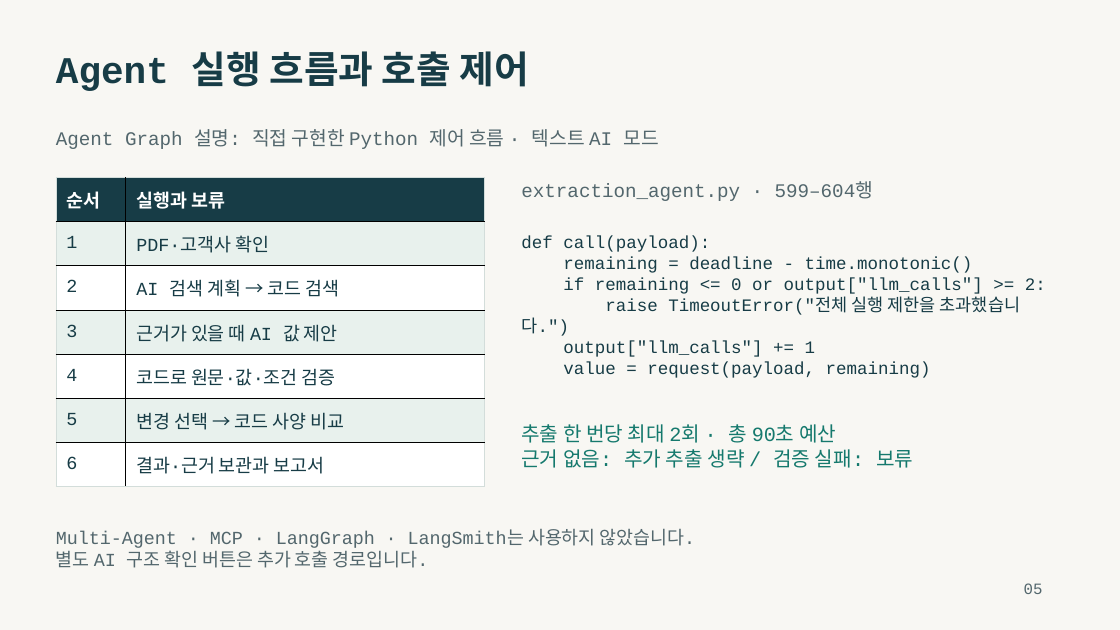
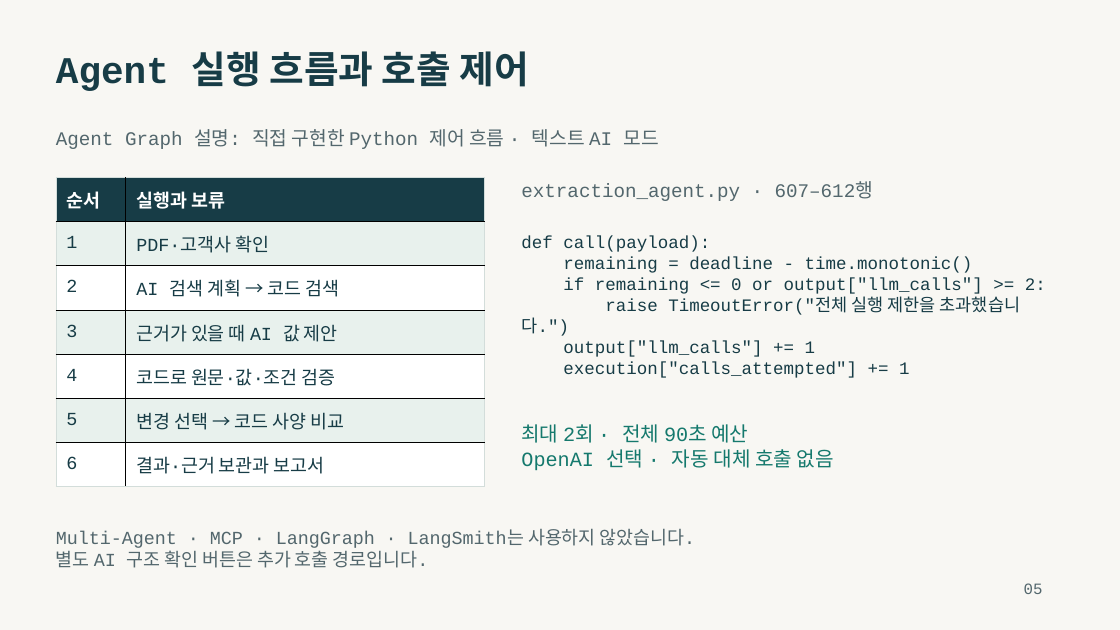
Before and after one commit to seogdo/transformer-spec-review, a slide deck: slide 5 of output/presentations/transformer-spec-review-presentation.pptx. Drawn at 1120x630 pixels with LibreOffice and Linux fonts; fonts in the diff are those of the drawing. Boxes give left, top, right and bottom in pixels: in the first picture for what was removed or moved away, otherwise in the second. Text is boxed around its words. In the diff, an @@ line names an element or a change of style, - is before the commit and + after.

Commit message:
docs: finalize OpenAI validation and presentation

```diff
--- a/output/presentations/transformer-spec-review-presentation.pptx
+++ b/output/presentations/transformer-spec-review-presentation.pptx
@@ text at bbox=[521, 184, 873, 201]: text changed @@
-extraction_agent.py · 599–604행
+extraction_agent.py · 607–612행
@@ text at bbox=[563, 362, 909, 378]: text changed @@
-value = request(payload, remaining)
+execution["calls_attempted"] += 1
@@ text at bbox=[521, 424, 834, 471]: text changed @@
-추출 한 번당 최대 2회 · 총 90초 예산
-근거 없음: 추가 추출 생략 / 검증 실패: 보류
+최대 2회 · 전체 90초 예산
+OpenAI 선택 · 자동 대체 호출 없음
```
Also in this commit, not shown: 9 other slides changed, 16 other files.
